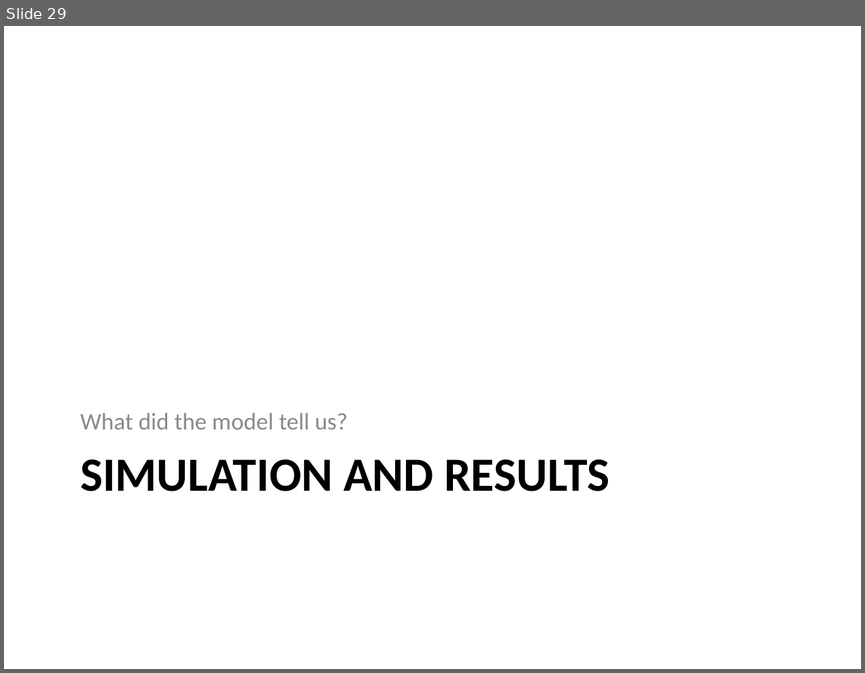
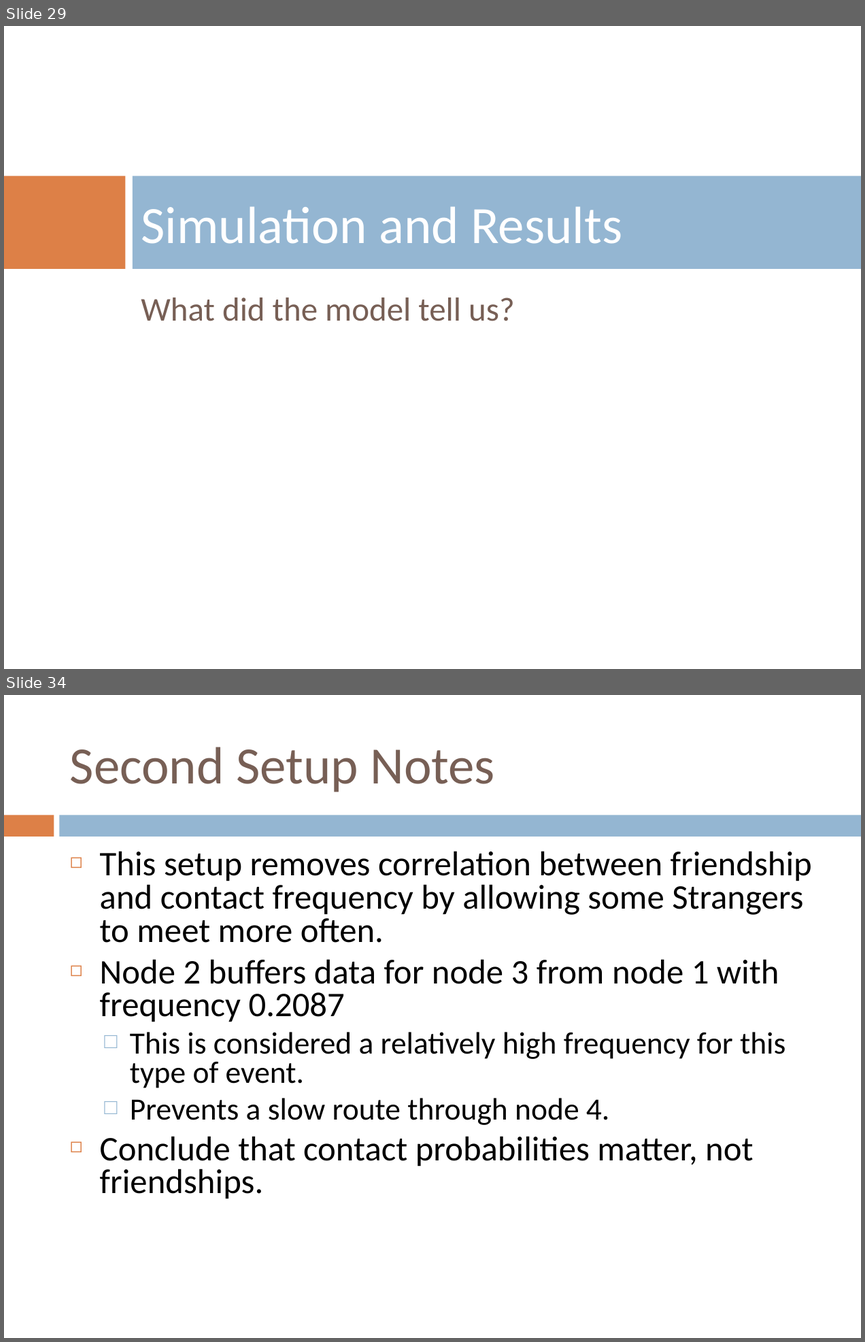
Before and after one commit to mazzas/School, a slide deck: SE4960/Journal Club/Minimum Latency Data Diffusion in Intermittently Connected Mobile.ppt. Shown one above the other, each under a label of ours: slide 29 before the commit, slides 29 and 34 after it; the slides between them are not shown. The pictures are 865x673 and 865x1342 pixels, drawn with LibreOffice and Linux fonts; fonts in the diff are those of the drawing; background and template pictures are left out. Boxes give left, top, right and bottom in pixels: in the first picture for what was removed or moved away, otherwise in the second. Text is boxed around its words. In the diff, an @@ line names an element or a change of style, - is before the commit and + after.

```diff
--- a/SE4960/Journal Club/Minimum Latency Data Diffusion in Intermittently Connected Mobile.ppt
+++ b/SE4960/Journal Club/Minimum Latency Data Diffusion in Intermittently Connected Mobile.ppt
@@ slide 34 added at bbox=[4, 695, 861, 1338], background #FFFFFF @@
@@ title added at bbox=[70, 747, 495, 792], 44 pt, text #775F55 @@
+Second Setup Notes
@@ rectangle added at bbox=[4, 815, 54, 836], fill #DD8047 @@
@@ rectangle added at bbox=[60, 815, 861, 836], fill #94B6D2 @@
@@ text added at bbox=[100, 851, 812, 1199], 29 pt, text #000000 @@
+◻ This setup removes correlation between friendship and contact frequency by allowing some Strangers to meet more often.
+◻ Node 2 buffers data for node 3 from node 1 with frequency 0.2087
+  □ This is considered a relatively high frequency for this type of event.
+  □ Prevents a slow route through node 4.
+◻ Conclude that contact probabilities matter, not friendships.
@@ slide 29 changed as well @@
@@ rectangle added at bbox=[4, 176, 126, 269], fill #DD8047 @@
@@ title "Simulation and Results" at bbox=[141, 206, 622, 244]: vertical alignment top to middle @@
@@ rectangle added at bbox=[133, 176, 861, 269], fill #94B6D2 @@
@@ title at bbox=[141, 206, 622, 244]: text changed; size 40 to 44 pt; text colour #000000 to #FFFFFF; bold off @@
-SIMULATION AND RESULTS
+Simulation and Results
@@ text "What did the model tell ...": place and size @@
-text "What did the model tell ..." at bbox=[80, 413, 347, 429]
+text "What did the model tell ..." at bbox=[141, 297, 515, 321]
@@ text "What did the model tell ..." at bbox=[141, 297, 515, 321]: size 20 to 28 pt, text colour #898989 to #775F55; more space between paragraphs; vertical alignment bottom to top @@
```
Also in this commit, not shown: 31 other slides changed, 4 other slides added, 3 slides removed, 3 other files.
